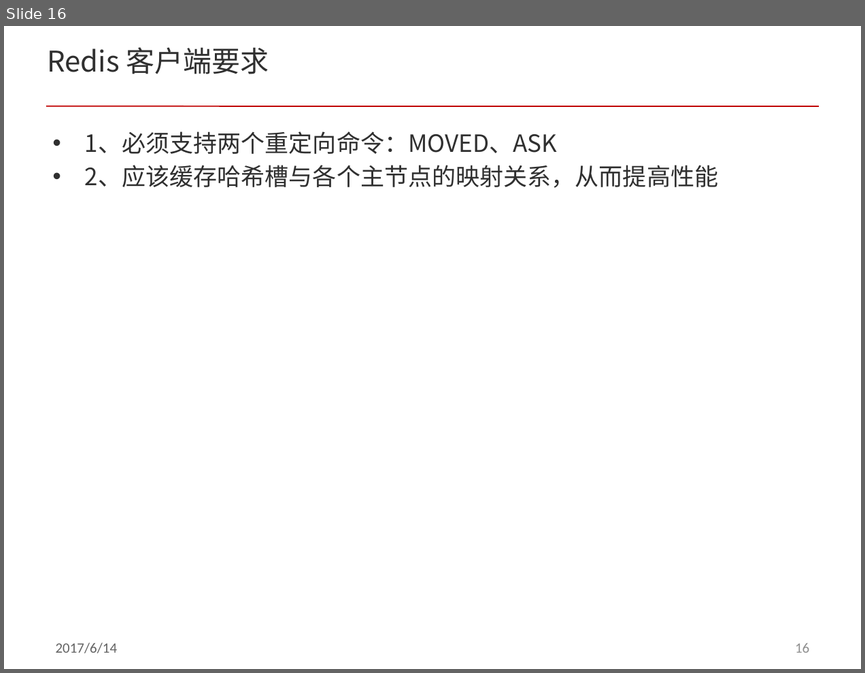
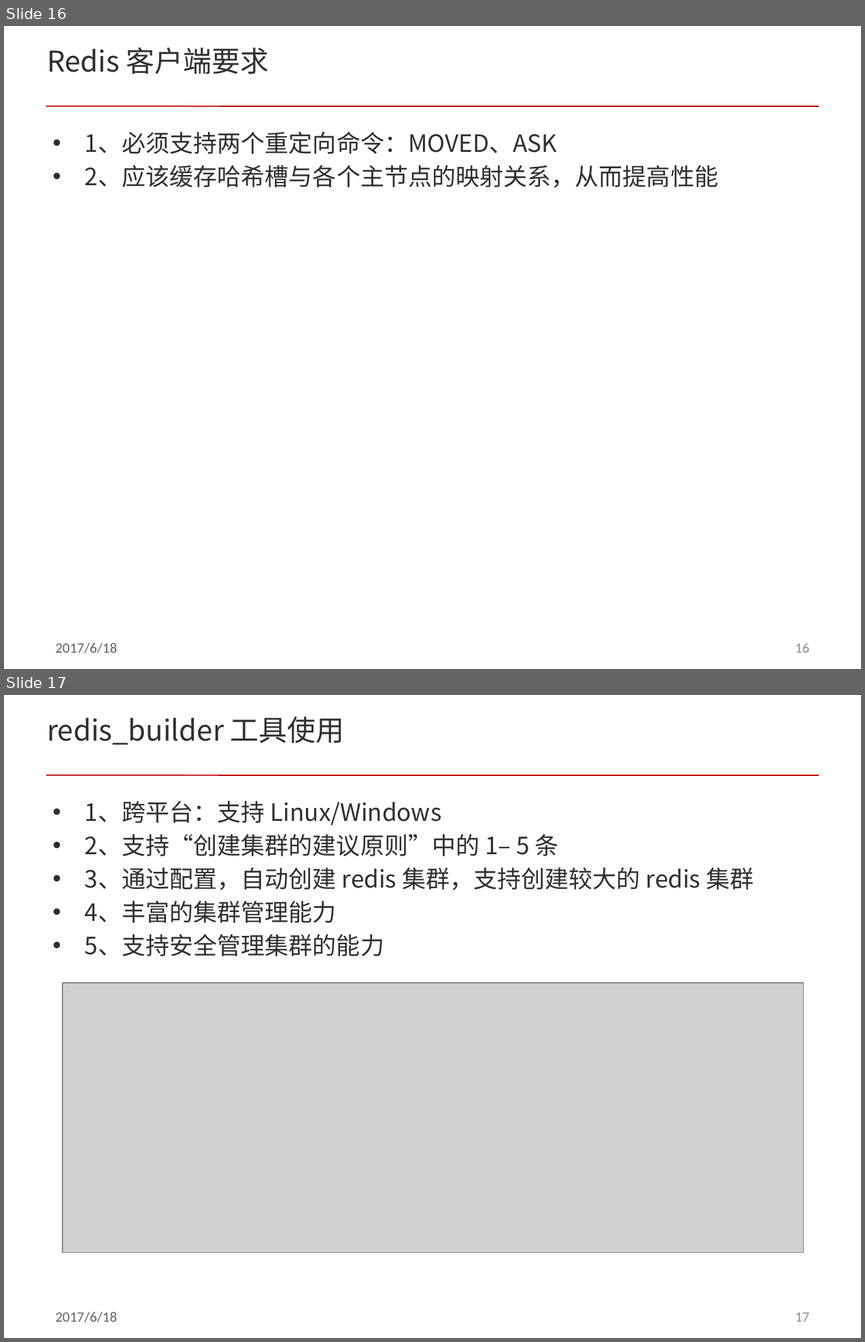
Before and after one commit to acl-dev/acl, a slide deck: doc/redis_cluster.pptx. Shown one above the other, each under a label of ours: slide 16 before the commit, slides 16 and 17 after it. The pictures are 865x673 and 865x1342 pixels, drawn with LibreOffice and Linux fonts; fonts in the diff are those of the drawing; grey boxes stand for pictures; background and template pictures are left out. Boxes give left, top, right and bottom in pixels: in the first picture for what was removed or moved away, otherwise in the second. Text is boxed around its words. In the diff, an @@ line names an element or a change of style, - is before the commit and + after.

Commit message:
modify redis_cluster doc

```diff
--- a/doc/redis_cluster.pptx
+++ b/doc/redis_cluster.pptx
@@ slide 17 added at box(4, 695, 861, 1338), background #FFFFFF; not listed: 3 template elements that a slide beside it also shows @@
@@ title added at box(47, 717, 345, 745), 24 pt, text #303030 @@
+redis_builder 工具使用
@@ text added at box(85, 800, 753, 956), 20 pt, text #303030 @@
+• 1、跨平台：支持 Linux/Windows
+• 2、支持“创建集群的建议原则”中的 1– 5 条
+• 3、通过配置，自动创建 redis 集群，支持创建较大的 redis 集群
+• 4、丰富的集群管理能力
+• 5、支持安全管理集群的能力
@@ picture added at box(62, 983, 804, 1253) @@
@@ slide 16 changed as well @@
@@ text at box(56, 642, 118, 653): text changed @@
-2017/6/14
+2017/6/18
```
Also in this commit, not shown: 16 other slides changed, 6 other slides added, 1 slide removed.
